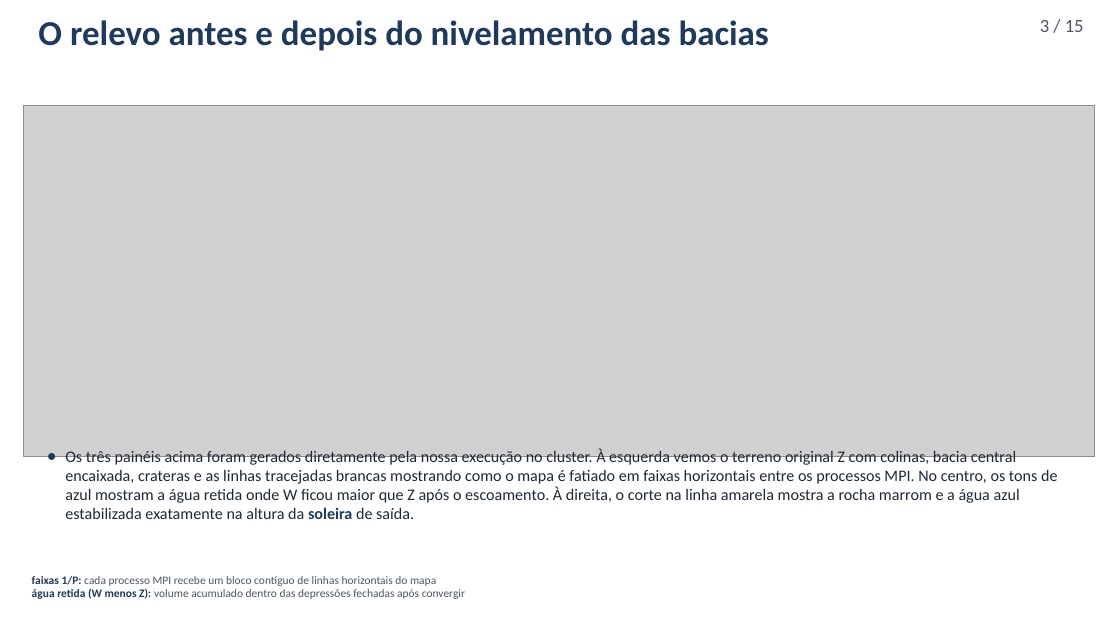
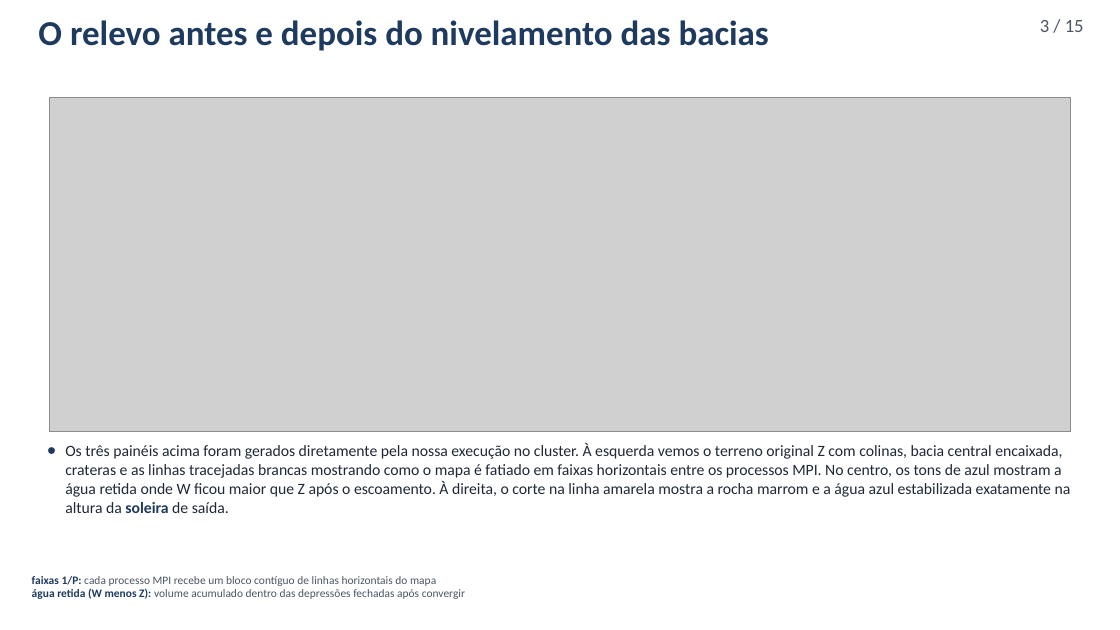
Before and after one commit to bengo501/Trabalho4-Computacao-Paralela, a slide deck: slide 3 of apresentacao/apresentacao.pptx. Drawn at 1120x630 pixels with LibreOffice and Linux fonts; fonts in the diff are those of the drawing; grey boxes stand for pictures. Boxes give left, top, right and bottom in pixels: in the first picture for what was removed or moved away, otherwise in the second. Text is boxed around its words. In the diff, an @@ line names an element or a change of style, - is before the commit and + after.

```diff
--- a/apresentacao/apresentacao.pptx
+++ b/apresentacao/apresentacao.pptx
@@ picture: place and size @@
-picture at (24,106,1095,456)
+picture at (49,97,1070,432)
@@ text "Os três painéis acima foram ..." at (65,443,1071,513): size 13.8 to 13.5 pt @@
```
Also in this commit, not shown: 5 other slides changed.
